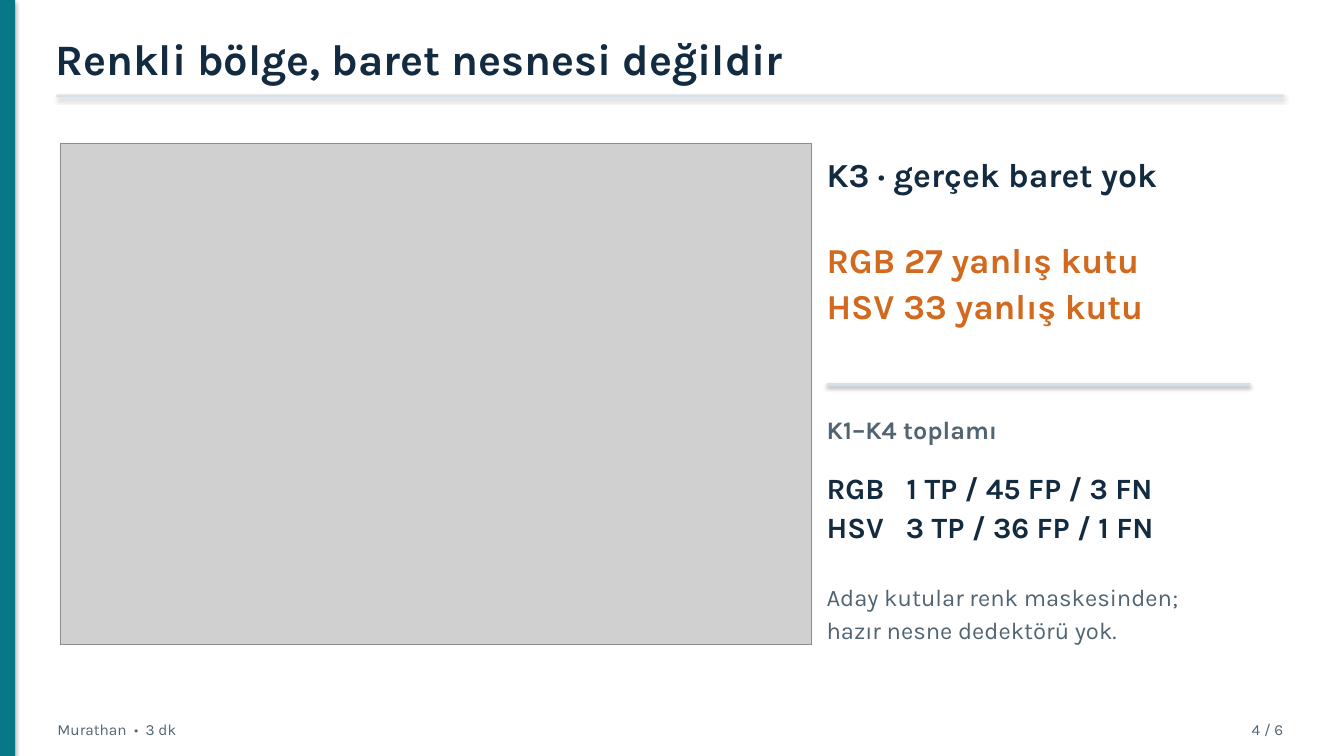
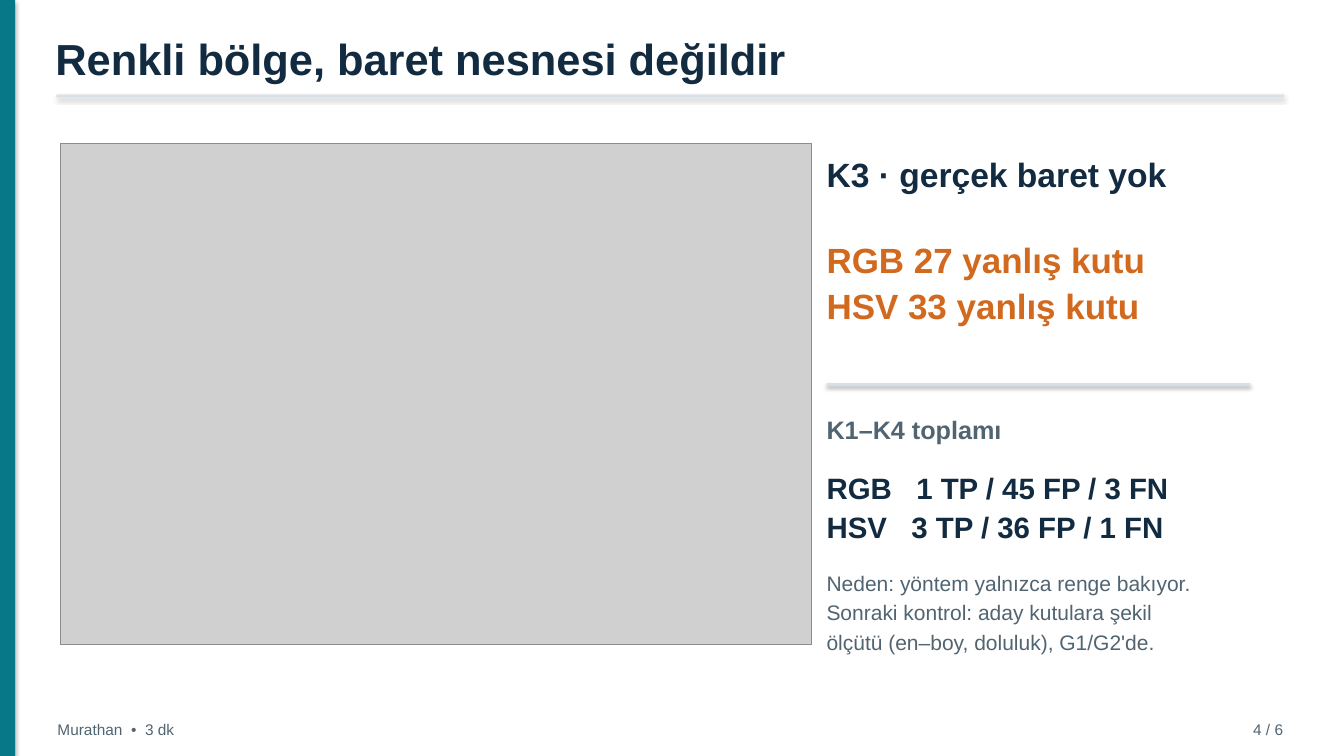
Before and after one commit to mderviskocar/barettespiti, a slide deck: slide 4 of sunum/baret_tespiti_sunum.pptx. Drawn at 1344x756 pixels with LibreOffice and Linux fonts; fonts in the diff are those of the drawing; grey boxes stand for pictures. Boxes give left, top, right and bottom in pixels: in the first picture for what was removed or moved away, otherwise in the second. Text is boxed around its words. In the diff, an @@ line names an element or a change of style, - is before the commit and + after.

Commit message:
Sunum: PDF'e uyum düzeltmeleri (sonuç tablosu slaytı, yöntem adı, tam karar kuralı, yanlış alarmın nedeni ve sonraki kontrol, ondalık virgül, Arial yazı tipi)

```diff
--- a/sunum/baret_tespiti_sunum.pptx
+++ b/sunum/baret_tespiti_sunum.pptx
@@ font Karla to Arial in 7 elements at box(55, 43, 786, 83), box(57, 724, 174, 735), box(1253, 724, 1284, 735), box(827, 162, 1166, 194), box(827, 247, 1145, 326), box(827, 420, 1001, 445), box(827, 478, 1168, 539) @@
@@ text at box(827, 576, 1190, 654): text changed; size 17 to 15 pt; font Karla to Arial @@
-Aday kutular renk maskesinden;
-hazır nesne dedektörü yok.
+Neden: yöntem yalnızca renge bakıyor.
+Sonraki kontrol: aday kutulara şekil
+ölçütü (en–boy, doluluk), G1/G2'de.
```
Also in this commit, not shown: 5 other slides changed, 5 other files.
